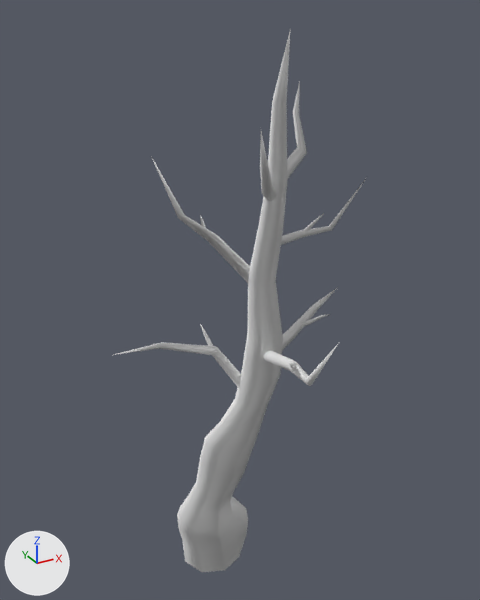
A saved change to the FBX model Assets/Models/NatureAssets/Plants/LowPolyTree3.fbx.
Both versions are drawn from a 50 mm camera at (-4.07, -8.58, 9.16) aimed at (0.5, -0.27, 5.0). The lights are fixed; the arrows at lower left show +X, +Y and +Z. Materials are left out; every surface is plain grey. Where no turn or scale is listed for an object, it has been applied to the vertices.

The scene before the commit, as lines of its bpy script (objects in view):
```python
me_mesh_006 = bpy.data.meshes.new('Mesh.006')
me_mesh_006.from_pydata(...)  # 430 vertices, 424 faces; spans x -1.26..2.54, y -2.62..1.37, z 0.0..8.91
ob_tree3 = bpy.data.objects.new('Tree3', me_mesh_006)
ob_tree3.location = (0.0, 0.0, 0.0)
```
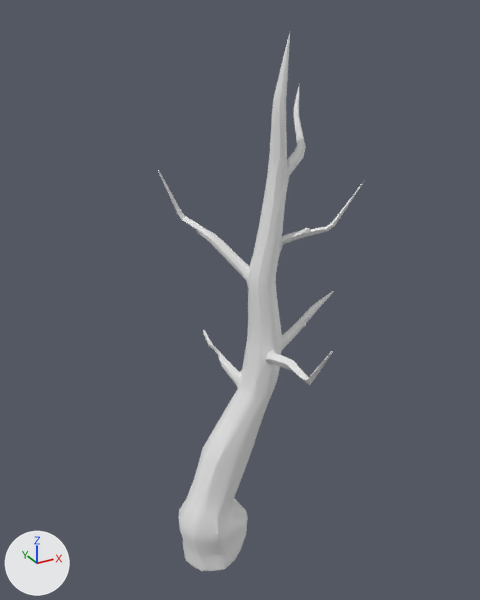
Pixel boxes [x1, y1, x2, y2] of what changed, in the pictures (480 x 600 px):
'Tree3', reshaped (19% narrower)
    before: [113, 32, 368, 572]
    after: [158, 33, 365, 572]
part 1 of me_mesh_006, rebuilt (82% wider)
    before: [177, 32, 290, 572]
    after: [158, 33, 365, 572]
part 2 of me_mesh_006, deleted
    before: [113, 81, 368, 388]

Patch to the scene script:
```diff
--- a/Assets/Models/NatureAssets/Plants/LowPolyTree3.fbx.py
+++ b/Assets/Models/NatureAssets/Plants/LowPolyTree3.fbx.py
@@ me_mesh_006 @@
 # used by ob_tree3; location = (0.0, 0.0, 0.0)
-me_mesh_006.from_pydata(...)  # 430 vertices, 424 faces; spans x -1.26..2.54, y -2.62..1.37, z 0.0..8.91
+me_mesh_006.from_pydata(...)  # 1801 vertices, 1820 faces; spans x -0.6..2.44, y -2.43..1.22, z 0.0..8.86
+# me_mesh_006 part 1: the loose piece of 130 vertices spanning x -0.63..1.4, y -0.66..0.59, z 0.0..8.91 is rebuilt with 1801 vertices and now spans x -0.6..2.44, y -2.43..1.22, z 0.0..8.86
+# me_mesh_006 part 2: 12 loose pieces with 300 vertices, spanning x -1.26..2.54, y -2.62..1.37, z 3.17..8.11, are deleted
+# me_mesh_006 part 3: the surface is now shaded flat
```
